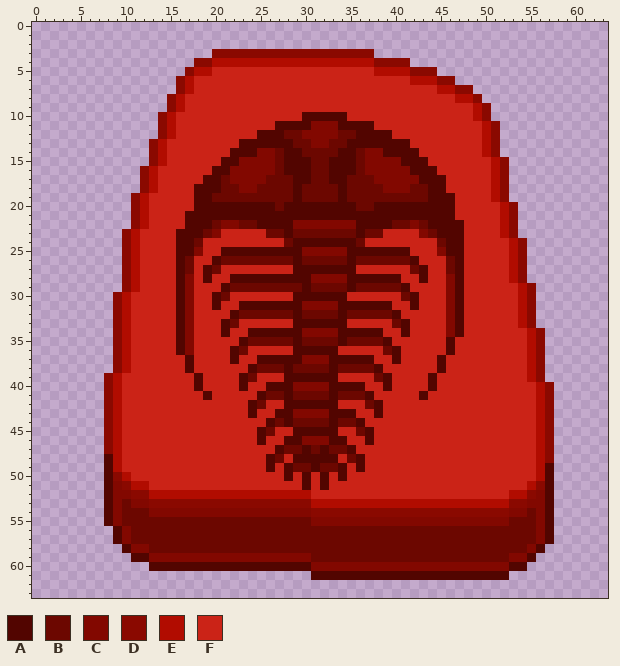
Two states of a pixel-art sprite, Assets/Sprite/Trilobite.png. Above, as it was before the edit.
The file is 64x64 pixels.
Palette (. is transparent): A #520500  B #6c0700  C #820800  D #8a0900  E #b10c00  F #cb2317
Pixels before, first column x 8:
 3 ............DDDDDDDDDDDDDDDDDD....................
 4 ..........DDEEEEEEEEEEEEEEEEEEDDDD................
 5 .........DEEFFFFFFFFFFFFFFFFFFEEEEDDD.............
 6 ........DEFFFFFFFFFFFFFFFFFFFFFFFFEEEDD...........
 7 ........DEFFFFFFFFFFFFFFFFFFFFFFFFFFFEEDD.........
 8 .......DEFFFFFFFFFFFFFFFFFFFFFFFFFFFFFFEED........
 9 .......DEFFFFFFFFFFFFFFFFFFFFFFFFFFFFFFFFED.......
10 ......DEFFFFFFFFFFFFFFAAAAAFFFFFFFFFFFFFFED.......
11 ......DEFFFFFFFFFFFAAAACCCAAAAFFFFFFFFFFFFED......
12 ......DEFFFFFFFFFAAABBCCCCBBAAAAFFFFFFFFFFED......
13 .....DEFFFFFFFFAAAAAABBCCBBAAAAAAAFFFFFFFFED......
14 .....DEFFFFFFFAAACCBAABBBBAABCCAAAAFFFFFFFED......
15 .....DEFFFFFFAACCCCBAAABBAAABCCCCAAAFFFFFFFED.....
16 ....DEFFFFFFAACCCCCBAAABBAAABCCCCCAAAFFFFFFED.....
17 ....DEFFFFFAABCCCCBBBAABBAABBBCCCCCAAAFFFFFED.....
18 ....DEFFFFAAABBCCBBBBABBBBABBBBCCCBBAAFFFFFED.....
19 ...DEFFFFFAABBBBBBBBBABBBBABBBBBBBBBAAAFFFFED.....
20 ...DEFFFFFAAAAAAAAABAAAAAAAABBAAAAAAAAAFFFFFED....
21 ...DEFFFFAAAAAAAAAAAAAAAAAAAAAAAAAAAAAAFFFFFED....
22 ...DEFFFFAAABCCBBAAAACCCCCCCAAAABBCBAAAAFFFFED....
23 ..DEFFFFAAABCFFFFFBBABBBBBBBABBFFFFCBAAAFFFFED....
24 ..DEFFFFAABFFFFFFFFFBAAAAAAABFFFFFFFFBAAFFFFFED...
25 ..DEFFFFAACFFAAAAAAAAACCCCCAAAAAAAFFFCAAFFFFFED...
26 ..DEFFFFABFFABBBBBBBBABBBBBABBBBBBAFFFBAFFFFFED...
27 ..DEFFFFABFABFFFFFFFFAAAAAAAFFFFFFBAFFBAFFFFFED...
28 ..DEFFFFACFAFFAAAAAAAAACCCCAAAAAAFFAFFCAFFFFFED...
29 ..DEFFFFACFFFABBBBBBBBABBBBABBBBBAFFFFCAFFFFFFED..
30 .DEFFFFFACFFABFFFFFFFAAAAAAFFFFFFBAFFFCAFFFFFFED..
31 .DEFFFFFACFFAFFAAAAAAACCCCAAAAAAFFAFFFCAFFFFFFED..
32 .DEFFFFFACFFFFABBBBBBABBBBABBBBBAFFFFFCAFFFFFFED..
33 .DEFFFFFACFFFABFFFFFFAAAAAAFFFFFBAFFFFCAFFFFFFED..
34 .DEFFFFFACFFFAFFAAAAAACCCCAAAAAFFAFFFFCAFFFFFFFED.
35 .DEFFFFFACFFFFFABBBBBABBBBABBBBAFFFFFFAFFFFFFFFED.
36 .DEFFFFFACFFFFABFFFFFAAAAAFFFFFBAFFFFFAFFFFFFFFED.
37 .DEFFFFFFAFFFFAFFAAAAACCCAAAAAFFAFFFFAFFFFFFFFFED.
38 .DEFFFFFFAFFFFFFABBBABBBBABBBBAFFFFFFAFFFFFFFFFED.
39 DEFFFFFFFFAFFFFABFFFAAAAAAFFFFBAFFFFAFFFFFFFFFFED.
40 DEFFFFFFFFAFFFFAFFAAACCCCAAAAFFAFFFFAFFFFFFFFFFFED
41 DEFFFFFFFFFAFFFFFABBABBBBABBBAFFFFFAFFFFFFFFFFFFED
42 DEFFFFFFFFFFFFFFABFFAAAAAAFFFBAFFFFFFFFFFFFFFFFFED
43 DEFFFFFFFFFFFFFFAFFAACCCCAAAFFAFFFFFFFFFFFFFFFFFED
44 DEFFFFFFFFFFFFFFFFABABBBBABBAFFFFFFFFFFFFFFFFFFFED
45 DEFFFFFFFFFFFFFFFABFFAAAAAFFBAFFFFFFFFFFFFFFFFFFED
46 DEFFFFFFFFFFFFFFFAFFAACCCAAFFAFFFFFFFFFFFFFFFFFFED
47 DEFFFFFFFFFFFFFFFFFABBABABBAFFFFFFFFFFFFFFFFFFFFED
48 AEFFFFFFFFFFFFFFFFABFAAAAAFBAFFFFFFFFFFFFFFFFFFFED
49 AEFFFFFFFFFFFFFFFFAFABBABBAFAFFFFFFFFFFFFFFFFFFFEA
50 ADEFFFFFFFFFFFFFFFFFAFAFAFAFFFFFFFFFFFFFFFFFFFFFEA
51 ACDEEFFFFFFFFFFFFFFFFFAFAFFFFFFFFFFFFFFFFFFFFFFEDA
52 ACCDDEEEEEEEEEEEEEEEEEEFFFFFFFFFFFFFFFFFFFFFFEEDCA
53 ACBCCDDDDDDDDDDDDDDDDDDEEEEEEEEEEEEEEEEEEEEEEDDCCA
54 ACBBBCCCCCCCCCCCCCCCCCCDDDDDDDDDDDDDDDDDDDDDDCCBCA
55 ACBBBBBBBBBBBBBBBBBBBBBCCCCCCCCCCCCCCCCCCCCCCBBBCA
56 .ACBBBBBBBBBBBBBBBBBBBBBBBBBBBBBBBBBBBBBBBBBBBBBCA
57 .ACBBBBBBBBBBBBBBBBBBBBBBBBBBBBBBBBBBBBBBBBBBBBBCA
58 ..ACCBBBBBBBBBBBBBBBBBBBBBBBBBBBBBBBBBBBBBBBBBBCA.
59 ...AACCCCCCCCCCCCCCCCCCBBBBBBBBBBBBBBBBBBBBBBCCA..
60 .....AAAAAAAAAAAAAAAAAACCCCCCCCCCCCCCCCCCCCCCAA...
61 .......................AAAAAAAAAAAAAAAAAAAAAA.....
The same view after the edit:
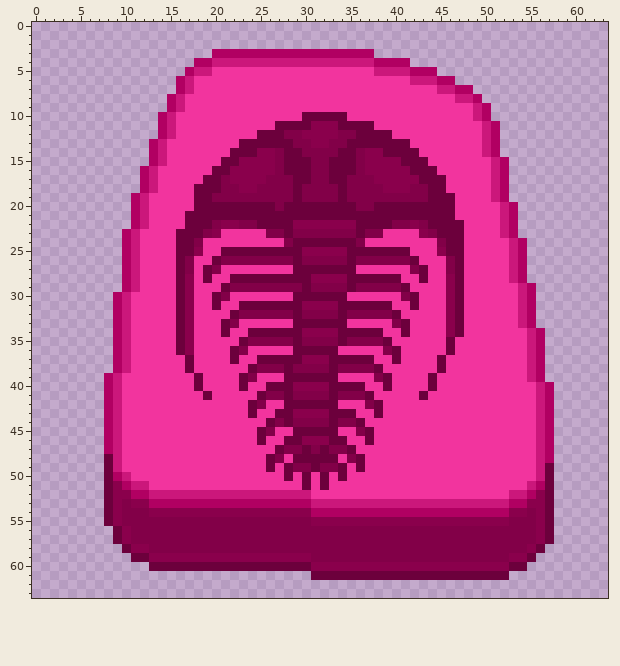
Changes in this commit:
Colour A changes from #520500 to #6c003c.
Colour B changes from #6c0700 to #820048.
Colour C changes from #820800 to #8a004c.
Colour D changes from #8a0900 to #b10062.
Colour E changes from #b10c00 to #cb177b.
Colour F changes from #cb2317 to #f2349e.
Pixel boxes of the changes (left, top, right, bottom) in both pictures:
changed: (104, 49, 554, 580)
